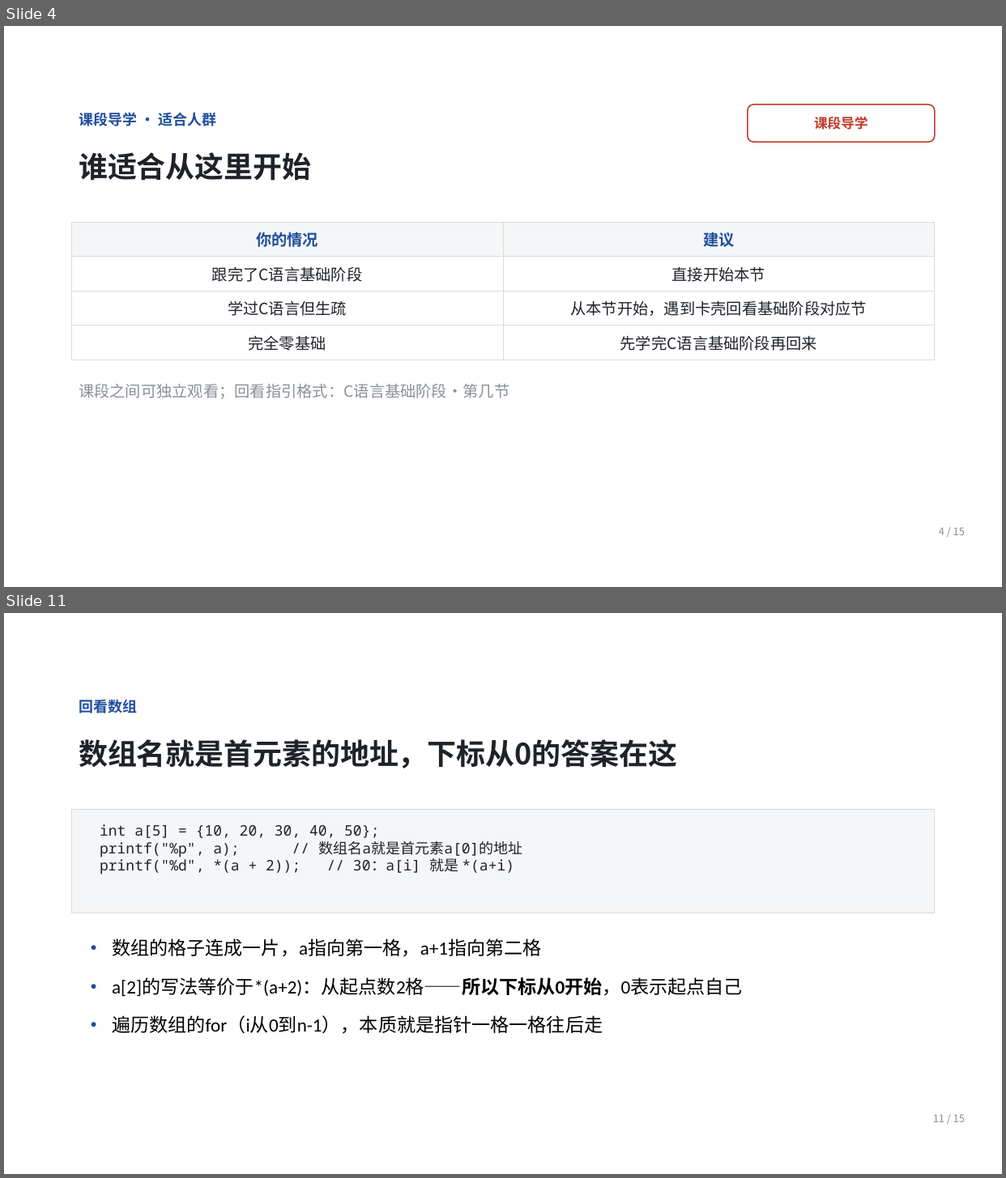
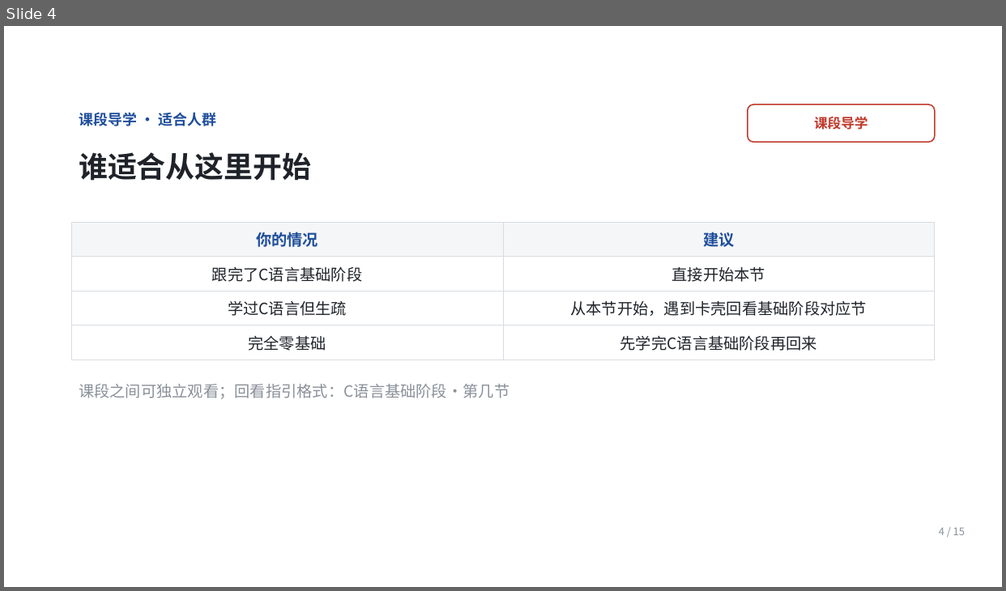
Before and after one commit to Ctrl1CandV/SpecialtyCourses, a slide deck: 课件/C1/C1-B-01/C1-B-01.pptx. Shown one above the other, each under a label of ours: slides 4 and 11 before the commit, slide 4 after it; the slides between them are not shown. The pictures are 1006x1178 and 1006x591 pixels, drawn with LibreOffice and Linux fonts; fonts in the diff are those of the drawing; background and template pictures are left out. Boxes give left, top, right and bottom in pixels: in the first picture for what was removed or moved away, otherwise in the second. Text is boxed around its words. In the diff, an @@ line names an element or a change of style, - is before the commit and + after.

Commit message:
08.21 初步完成第二阶段课程

```diff
--- a/课件/C1/C1-B-01/C1-B-01.pptx
+++ b/课件/C1/C1-B-01/C1-B-01.pptx
@@ slide 11 removed at [4, 613, 1002, 1174], background picture (left out) @@
@@ text removed at [79, 700, 137, 713] @@
-回看数组
@@ text removed at [79, 739, 677, 769] @@
-数组名就是首元素的地址，下标从0的答案在这
@@ rectangle removed at [71, 809, 935, 914] @@
@@ text removed at [100, 824, 522, 875] @@
-int a[5] = {10, 20, 30, 40, 50};
-printf("%p", a); // 数组名a就是首元素a[0]的地址
-printf("%d", *(a + 2)); // 30：a[i] 就是 *(a+i)
@@ text removed at [112, 939, 541, 957] @@
-• 数组的格子连成一片，a指向第一格，a+1指向第二格
@@ text removed at [112, 977, 743, 996] @@
-• a[2]的写法等价于*(a+2)：从起点数2格——所以下标从0开始，0表示起点自己
@@ text removed at [112, 1016, 603, 1034] @@
-• 遍历数组的for（i从0到n-1），本质就是指针一格一格往后走
@@ text removed at [933, 1114, 965, 1122] @@
-11 / 15
```
Also in this commit, not shown: 10 slides changed, 4 slides added, 3 other slides removed, 29 other files.
